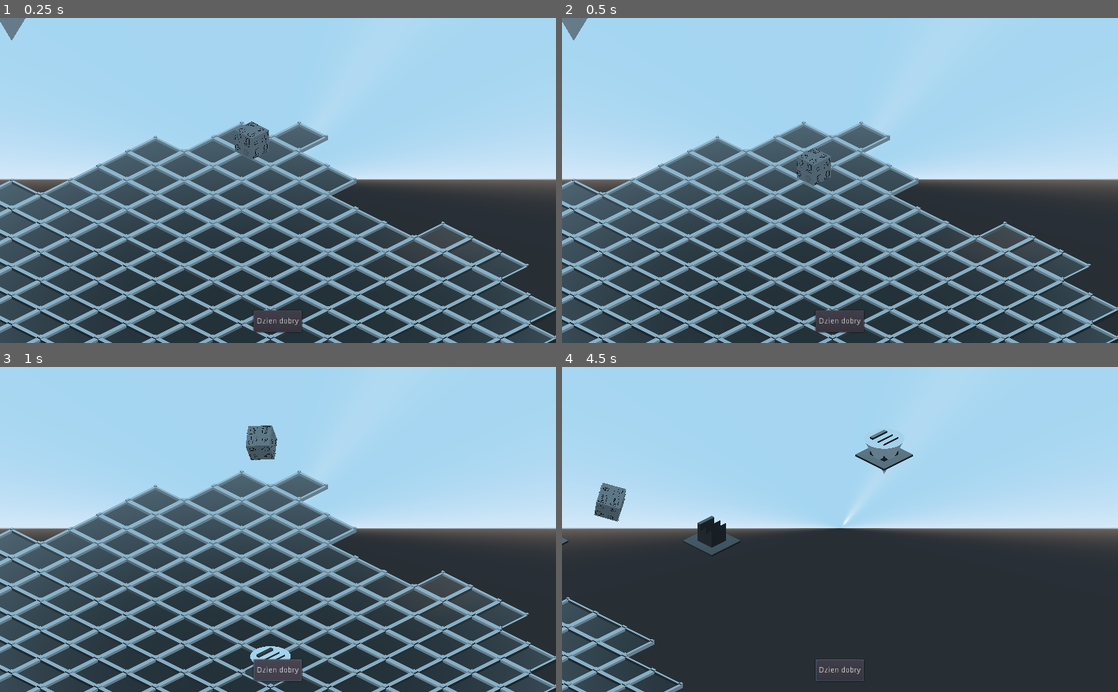
Above: before the commit, frames 1-4 (two rows, left to right).
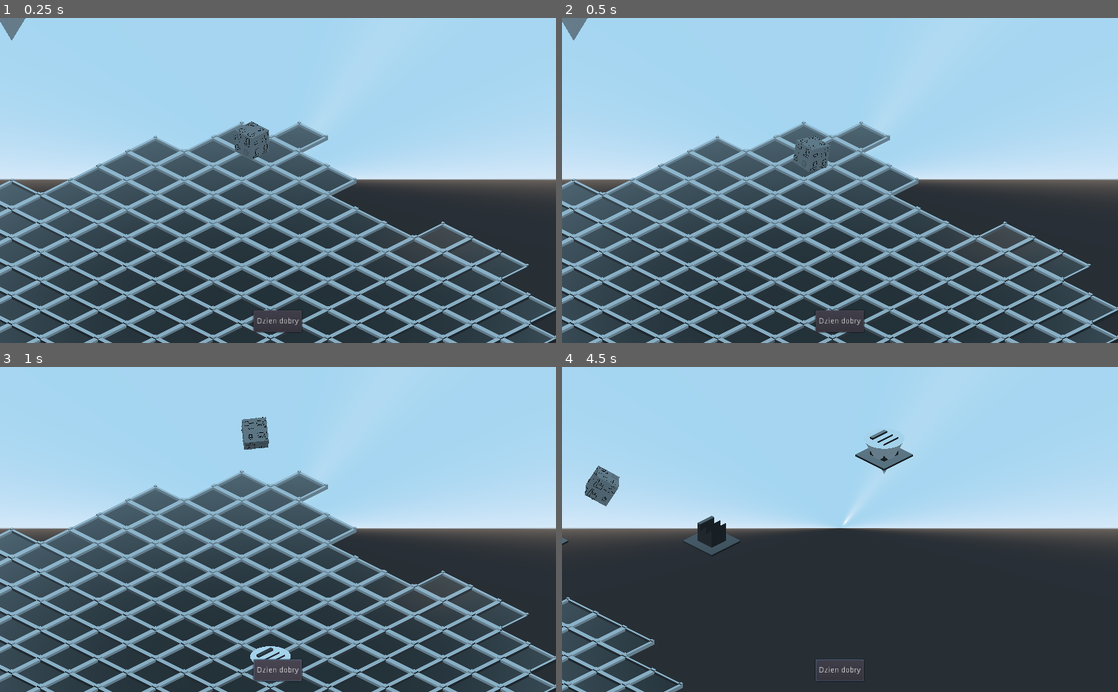
Above: after the commit, the same moments.

Repository: RudyMis/roll-the-dice
Game: Godot game, scene res://scenes/grid.tscn
Same seed, same stepped clock (60 frames per second), same inputs: the game is played once before the commit and once after it. The project has no main scene, so this scene is started directly.
Inputs (mouse positions are in pixels of both pictures, inside the frame that each line leads up to):
- Up to frame 1 (0.25 s): no input
- Up to frame 2 (0.5 s): no input
- Up to frame 3 (1 s): click "Dzien dobry" at 0.5 s
- Up to frame 4 (4.5 s): click "Dzien dobry" at 1.25 s; click "Dzien dobry" at 2 s; move the mouse to (962, 513) at 2.77 s; hold Right mouse button (mouse_right) 2.78-3.53 s; click (962, 513) at 2.92 s; tap Enter at 3.5 s; move the mouse to (728, 545) at 3.52 s; right-click (728, 545) at 3.6 s; click (728, 545) at 3.67 s; move the mouse to (895, 458) at 4.27 s; hold Right mouse button (mouse_right) from 4.28 s (still down); click (895, 458) at 4.42 s

Frame 1 is identical in both runs. In frame 2, 0.4% of the frame differs, in the area x 41-49%, y 36-52%; in frame 3, 0.5%; in frame 4, 0.7%, in the area x 4-12%, y 30-48%.

Commit message:
divider generator

Diff:
--- a/scenes/dice/dice.gd
+++ b/scenes/dice/dice.gd
@@ -5,7 +5,7 @@
 func get_class(): return "Dice"
 
 export (float) var toss_force = 1
-export (float) var max_rot = 0.001
+export (float) var max_rot = 0.1
 
 func roll(direction, force = toss_force):
 	var rot = Vector3(
--- a/scenes/dice/dice.tscn
+++ b/scenes/dice/dice.tscn
@@ -1,14 +1,13 @@
-[gd_scene load_steps=7 format=2]
+[gd_scene load_steps=6 format=2]
 
 [ext_resource path="res://assets/models/cube_template.obj" type="ArrayMesh" id=1]
 [ext_resource path="res://scenes/dice/dice.gd" type="Script" id=2]
-[ext_resource path="res://scenes/dice/side.tscn" type="PackedScene" id=3]
 
 [sub_resource type="PhysicsMaterial" id=3]
 bounce = 0.2
 
-[sub_resource type="BoxShape" id=2]
-extents = Vector3( 0.01, 0.01, 0.01 )
+[sub_resource type="ConvexPolygonShape" id=5]
+points = PoolVector3Array( 1, 1, 1, 1, 1, -1, -1, 1, 1, 1, -1, 1, 1, -1, -1, -1, 1, -1, -1, -1, 1, -1, -1, -1 )
 
 [sub_resource type="BoxShape" id=4]
 extents = Vector3( 0.2, 0.02, 0.2 )
@@ -23,10 +22,9 @@
 mesh = ExtResource( 1 )
 material/0 = null
 
-[node name="AnimationPlayer" type="AnimationPlayer" parent="."]
-
 [node name="CollisionShape" type="CollisionShape" parent="."]
-shape = SubResource( 2 )
+transform = Transform( 0.3, 0, 0, 0, 0.3, 0, 0, 0, 0.3, 0, 0, 0 )
+shape = SubResource( 5 )
 
 [node name="side_6" type="Area" parent="."]
 transform = Transform( 0, 0, -1, -1, -4.37114e-08, 0, -4.37114e-08, 1, 0, 0, 0, -0.2 )
@@ -82,30 +80,6 @@
 [node name="CollisionShape" type="CollisionShape" parent="side_1"]
 shape = SubResource( 4 )
 
-[node name="0_prev" parent="." instance=ExtResource( 3 )]
-transform = Transform( 0, -0.04, 1.74846e-09, -0.04, 7.64274e-17, 1.74846e-09, -1.74846e-09, -1.74846e-09, -0.04, 0, -4.37114e-10, 0.21 )
-visible = false
-
-[node name="1_prev" parent="." instance=ExtResource( 3 )]
-transform = Transform( -2.62268e-09, -2.62268e-09, -0.06, -0.06, 0, 2.62268e-09, -1.66533e-16, 0.06, -2.62268e-09, -0.315, 6.55671e-10, 0 )
-visible = false
-
-[node name="2_prev" parent="." instance=ExtResource( 3 )]
-transform = Transform( 0.06, -1.66533e-16, 1.94812e-23, -9.92617e-24, -2.62268e-09, -0.06, 1.66533e-16, 0.06, -2.62268e-09, 0, 0.315, 4.47035e-08 )
-visible = false
-
-[node name="3_prev" parent="." instance=ExtResource( 3 )]
-transform = Transform( 0.06, -1.66533e-16, 1.94812e-23, -9.92617e-24, -2.62268e-09, -0.06, 1.66533e-16, 0.06, -2.62268e-09, 2.66454e-15, -0.315, 0 )
-visible = false
-
-[node name="4_prev" parent="." instance=ExtResource( 3 )]
-transform = Transform( -2.62268e-09, -2.62268e-09, -0.06, -0.06, 0, 2.62268e-09, -1.66533e-16, 0.06, -2.62268e-09, 0.315, -6.55671e-10, 4.47035e-08 )
-visible = false
-
-[node name="5_prev" parent="." instance=ExtResource( 3 )]
-transform = Transform( 0.06, 0, 0, 0, 0.06, 0, 0, 0, 0.06, 0, 0, -0.315 )
-visible = false
-
 [node name="visual_sides" type="Spatial" parent="."]
 transform = Transform( 1.5, 0, 0, 0, 1.5, 0, 0, 0, 1.5, 0, 0, 0 )
 
--- a/side_generator.gd
+++ b/side_generator.gd
@@ -2,9 +2,12 @@
 
 var ps_side = preload("res://scenes/dice/side.tscn")
 var all_types = ["factory", "house", "tree", "water"]
+var all_dividers = ["road"]
+var divider_chance = 0.25
 var sprites_directory = "res://assets/sprites/"
+var mesh_directory = "res://assets/models/"
 
-func get_texture_files(name: String):
+func get_files(directory: String, name: String, sufix: String):
 	var files = []
 	var dir = Directory.new()
 	dir.open(sprites_directory)
@@ -14,23 +17,49 @@
 		var file = dir.get_next()
 		if file == "":
 			break
-		elif file.begins_with(name) and file.ends_with("png"):
+		elif file.begins_with(name) and file.ends_with(sufix):
 			files.append(file)
 
 	dir.list_dir_end()
 	return files
 
+func create_divider(types = all_dividers):
+	if randf() > divider_chance:
+		return null
+
+	var type = randi() % len(types)
+	# FIXME: Give correct path to mesh files
+	var mesh_files = get_files(mesh_directory, types[type], ".tscn")
+	if len(mesh_files) == 0:
+		print("No meshes for type: ", types[type])
+		return null
+	var mesh_idx = randi() % len(mesh_files)
+	var ps_mesh = load(mesh_directory + mesh_files[mesh_idx])
+	if ps_mesh and ps_mesh.has_method("instance"):
+		var mesh : Spatial = ps_mesh.instance()
+		var direction = randi() % 4
+		mesh.rotate_y(direction * PI / 2)
+		return mesh
+	return null
+
 func create_side(types = all_types):
 	var side = ps_side.instance()
+
+	# Fields
 	for i in range(4):
 		var type = randi() % len(types)
-		var texture_files = get_texture_files(types[type])
+		var texture_files = get_files(sprites_directory, types[type], ".png")
 		if len(texture_files) == 0:
-			print("No textures for type", types[type])
+			print("No textures for type: ", types[type])
 			continue
 		var texture_idx = randi() % len(texture_files)
 		print(texture_files[texture_idx])
 		side.set_field(str(i), load(sprites_directory + texture_files[texture_idx]))
+
+	var divider = create_divider()
+	if divider:
+		side.add_child(divider)
+
 	return side
 
 func _ready():
